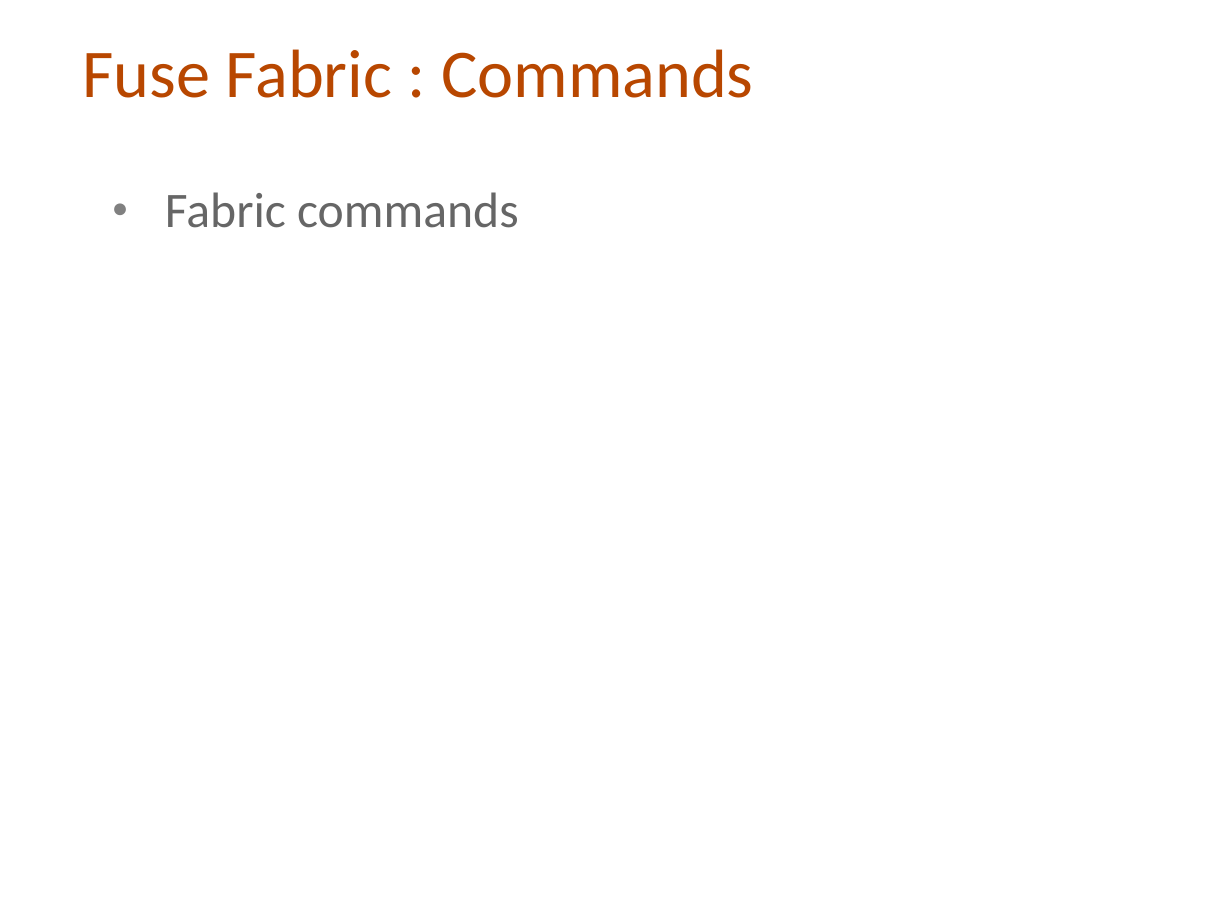
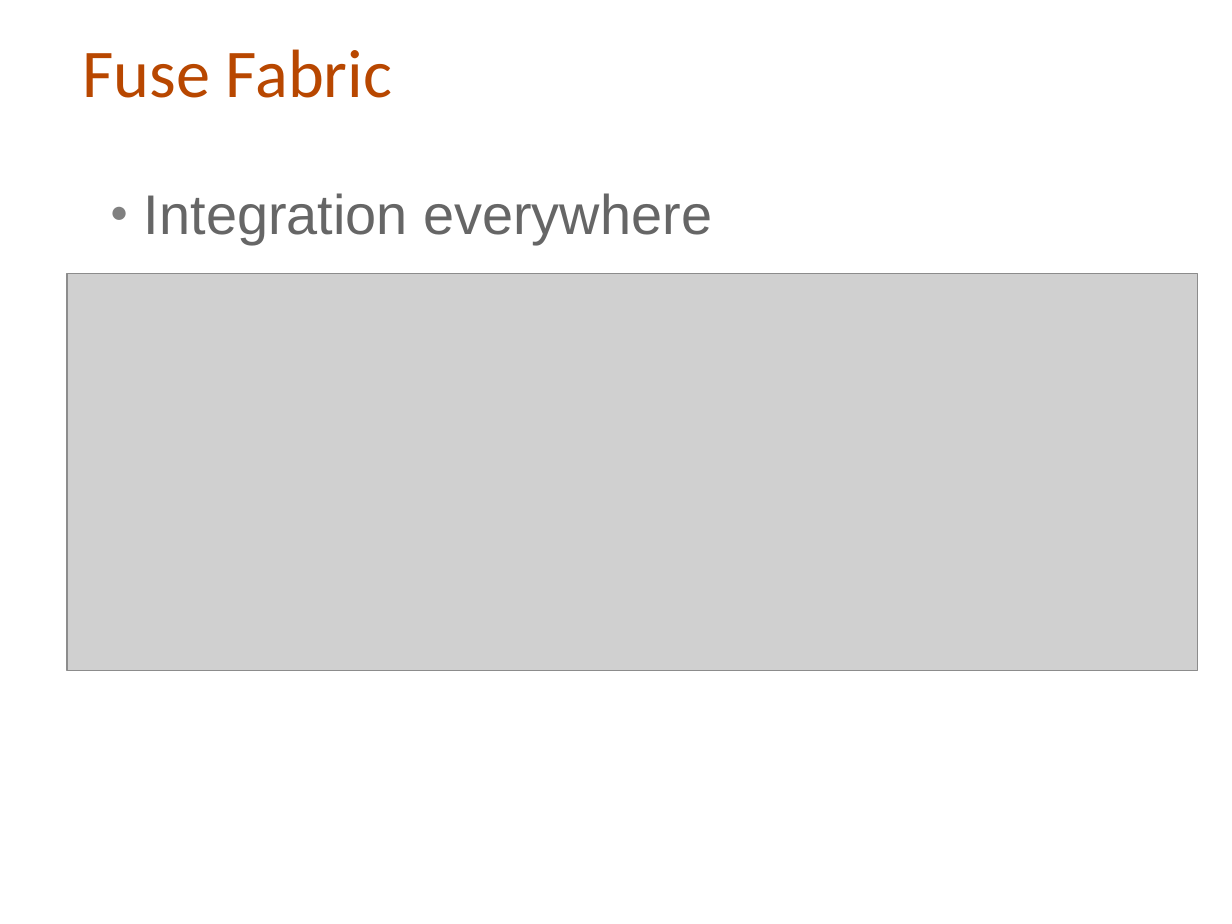
Before and after one commit to cmoulliard/apachecon-2012, a slide deck: slide 31 of cloud-fuse-apachecon_eu_2012.odp (slide 22 before the commit). Drawn at 1232x924 pixels with LibreOffice and Linux fonts; fonts in the diff are those of the drawing; grey boxes stand for pictures; background and template pictures are left out. Boxes give left, top, right and bottom in pixels: in the first picture for what was removed or moved away, otherwise in the second. Text is boxed around its words. In the diff, an @@ line names an element or a change of style, - is before the commit and + after.

```diff
--- a/cloud-fuse-apachecon_eu_2012.odp
+++ b/cloud-fuse-apachecon_eu_2012.odp
@@ title at <box>83,49,392,98</box>: text changed @@
-Fuse Fabric : Commands
+Fuse Fabric
@@ text at <box>144,193,712,244</box>: text changed; size 32 to 36 pt; font Calibri to Arial @@
-● Fabric commands
+● Integration everywhere
@@ picture added at <box>67,273,1198,671</box> @@
```
Also in this commit, not shown: 7 other slides changed, 34 slides added, 12 slides removed, 1 other file.
